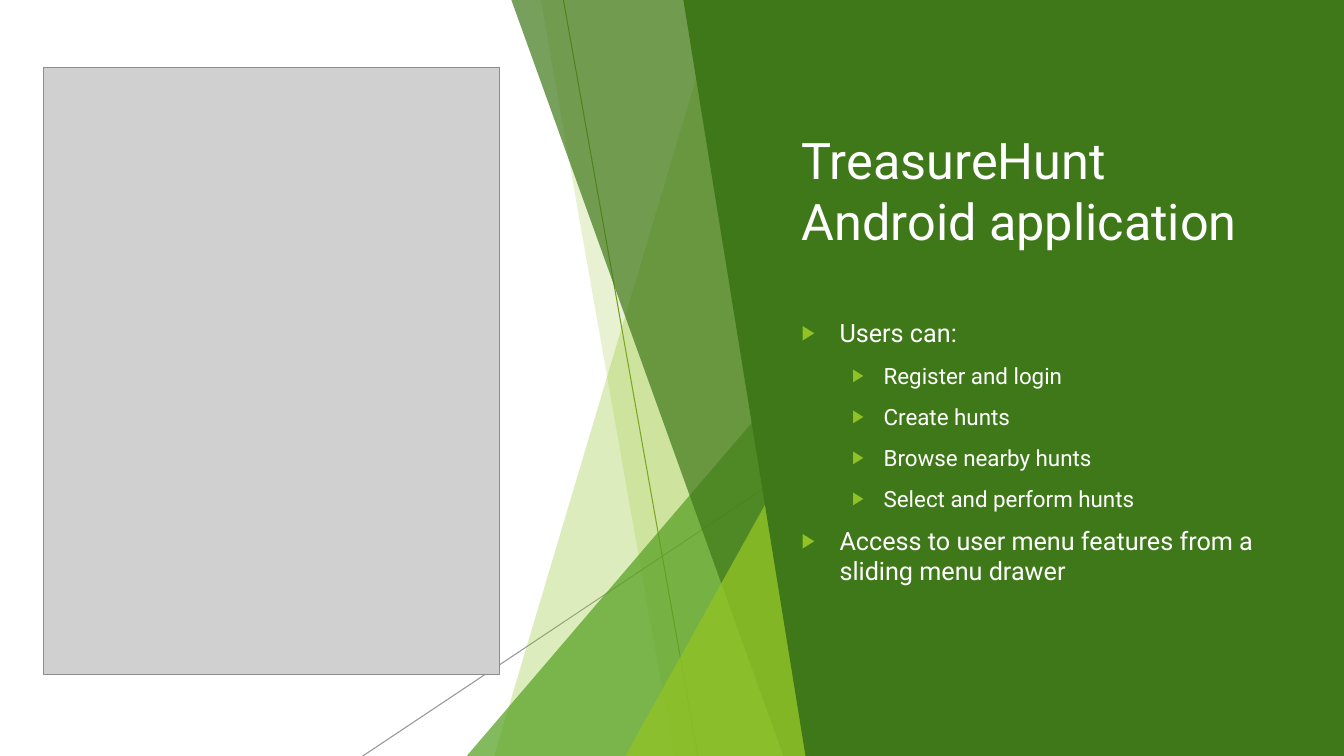
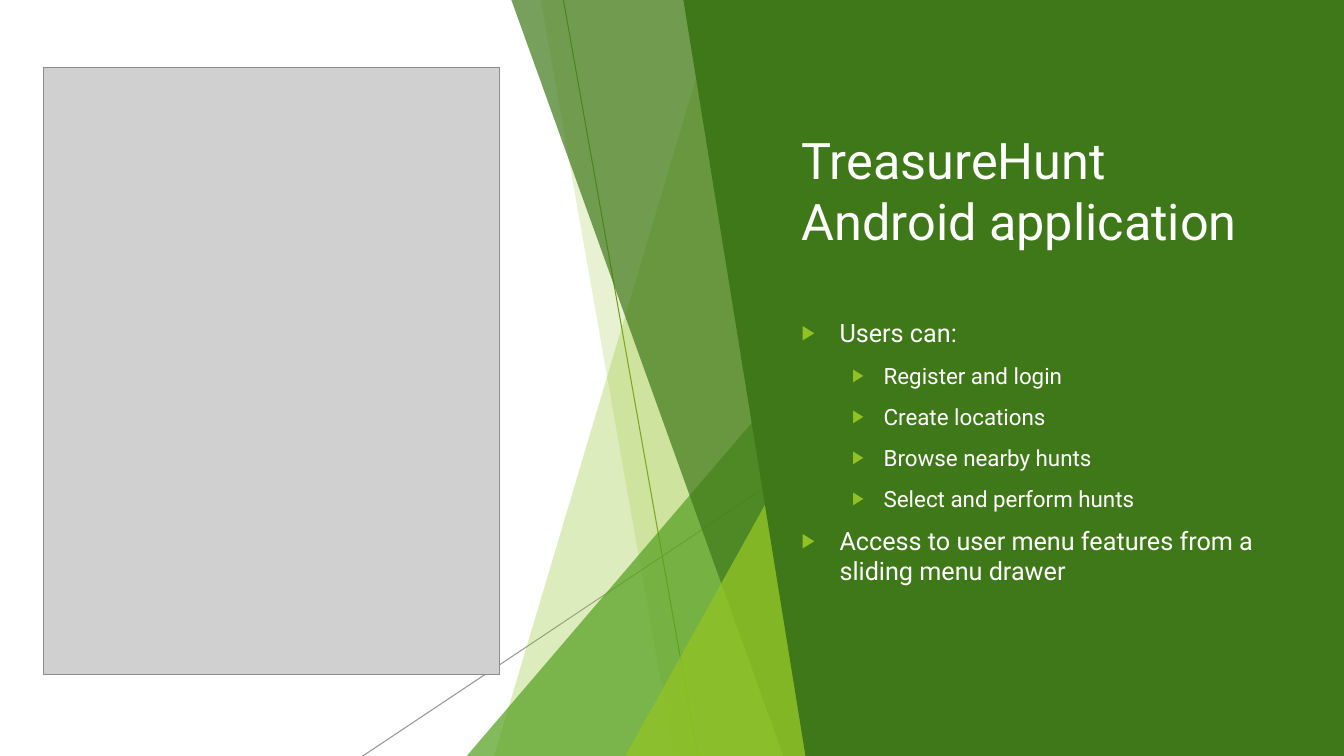
Before and after one commit to Martijn152/Cloud-Project-2020, a slide deck: slide 4 of Project report and presentation/TreasureHunt_Presentation.pptx. Drawn at 1344x756 pixels with LibreOffice and Linux fonts; fonts in the diff are those of the drawing; grey boxes stand for pictures. Boxes give left, top, right and bottom in pixels: in the first picture for what was removed or moved away, otherwise in the second. Text is boxed around its words. In the diff, an @@ line names an element or a change of style, - is before the commit and + after.

```diff
--- a/Project report and presentation/TreasureHunt_Presentation.pptx
+++ b/Project report and presentation/TreasureHunt_Presentation.pptx
@@ text at [884, 408, 1045, 426]: text changed @@
-  ▶ Create hunts
+  ▶ Create locations
```
Also in this commit, not shown: 3 other slides changed.
